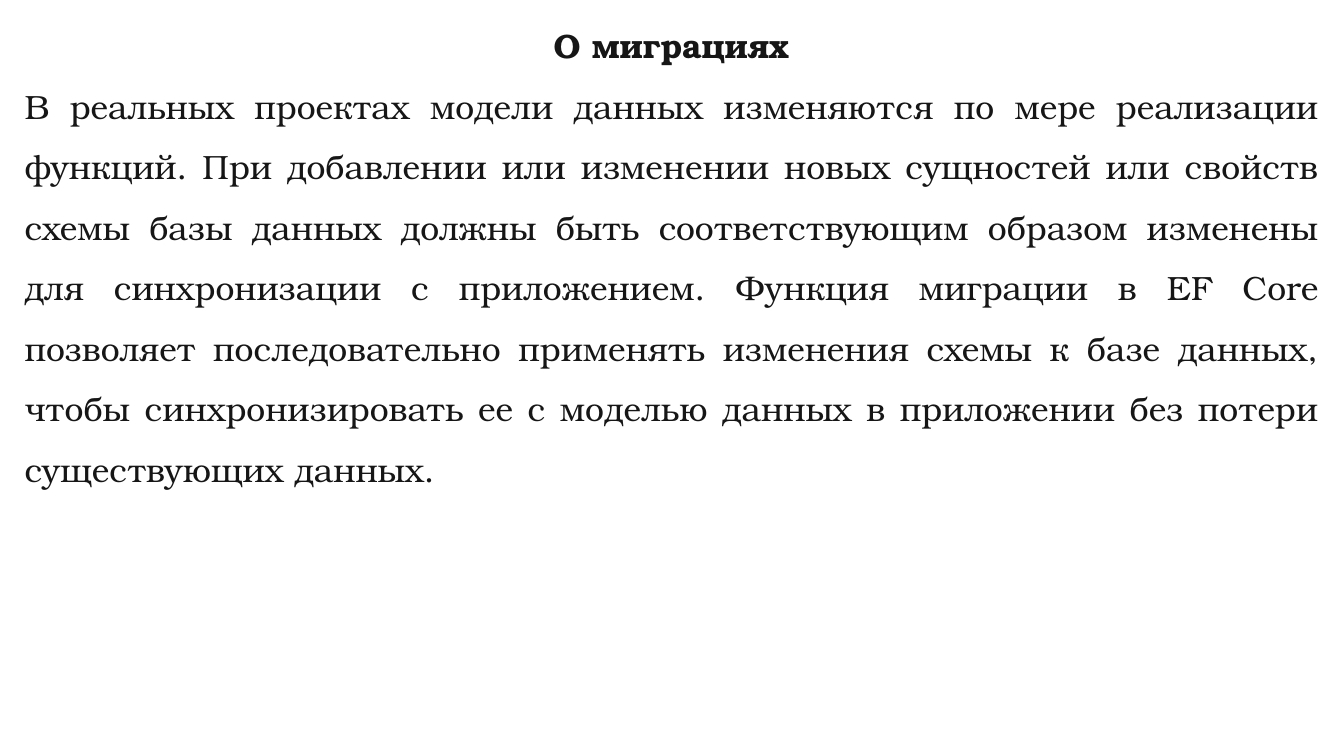
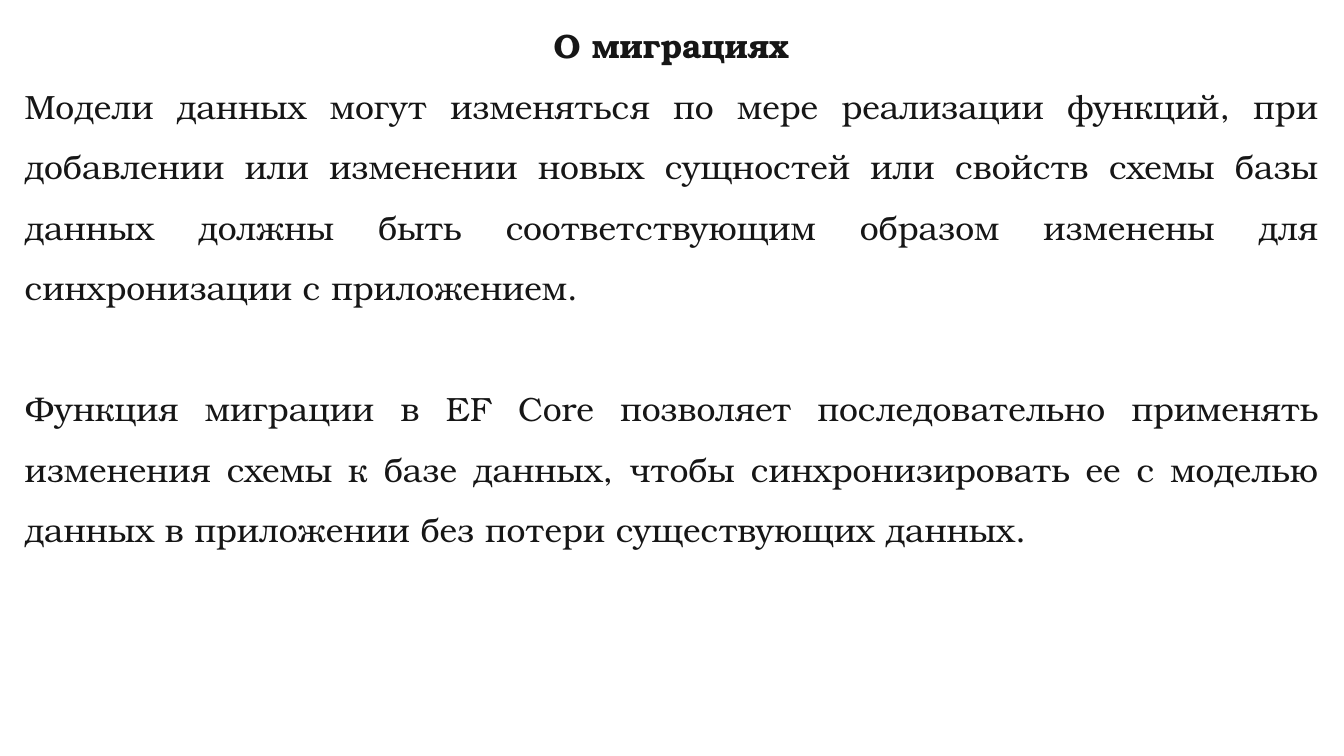
Before and after one commit to DaniilKlyukin/OOP-4, a slide deck: slide 65 of Лекции/ООП 1 лек 6.pptx. Drawn at 1344x756 pixels with LibreOffice and Linux fonts; fonts in the diff are those of the drawing. Boxes give left, top, right and bottom in pixels: in the first picture for what was removed or moved away, otherwise in the second. Text is boxed around its words. In the diff, an @@ line names an element or a change of style, - is before the commit and + after.

```diff
--- a/Лекции/ООП 1 лек 6.pptx
+++ b/Лекции/ООП 1 лек 6.pptx
@@ text at (x1=25, y1=95, x2=1319, y2=550): text changed @@
-В реальных проектах модели данных изменяются по мере реализации функций. При добавлении или изменении новых сущностей или свойств схемы базы данных должны быть соответствующим образом изменены для синхронизации с приложением. Функция миграции в EF Core позволяет последовательно применять изменения схемы к базе данных, чтобы синхронизировать ее с моделью данных в приложении без потери существующих данных.
+Модели данных могут изменяться по мере реализации функций, при добавлении или изменении новых сущностей или свойств схемы базы данных должны быть соответствующим образом изменены для синхронизации с приложением.
+Функция миграции в EF Core позволяет последовательно применять изменения схемы к базе данных, чтобы синхронизировать ее с моделью данных в приложении без потери существующих данных.
```
Also in this commit, not shown: 7 other slides changed, 8 other files.
